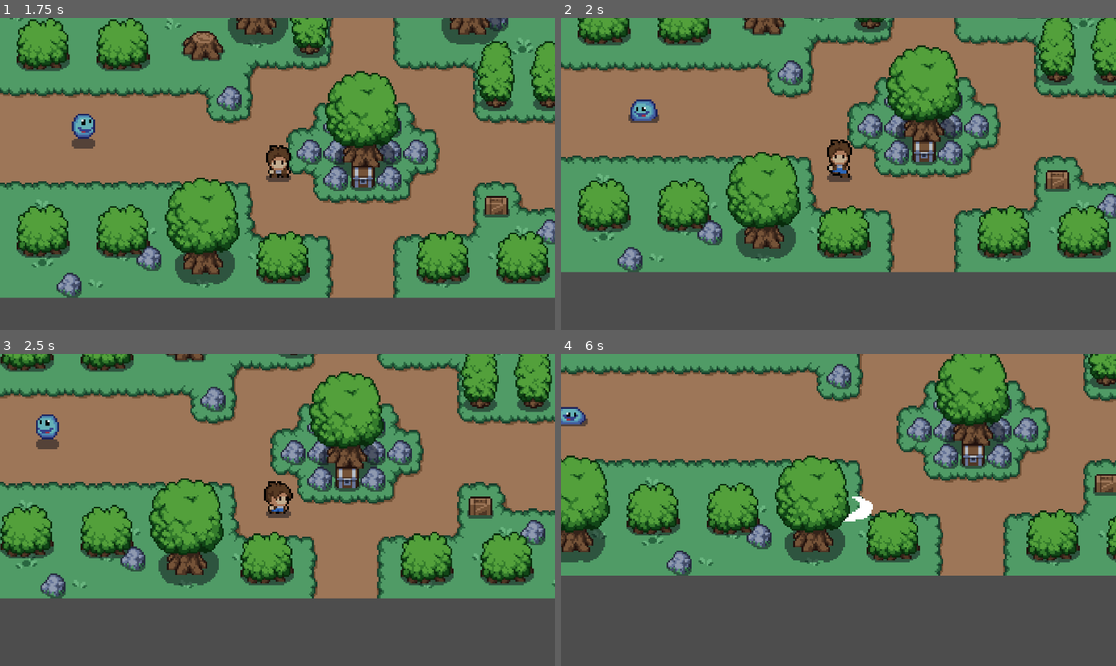
Above: before the commit, frames 1-4 (two rows, left to right).
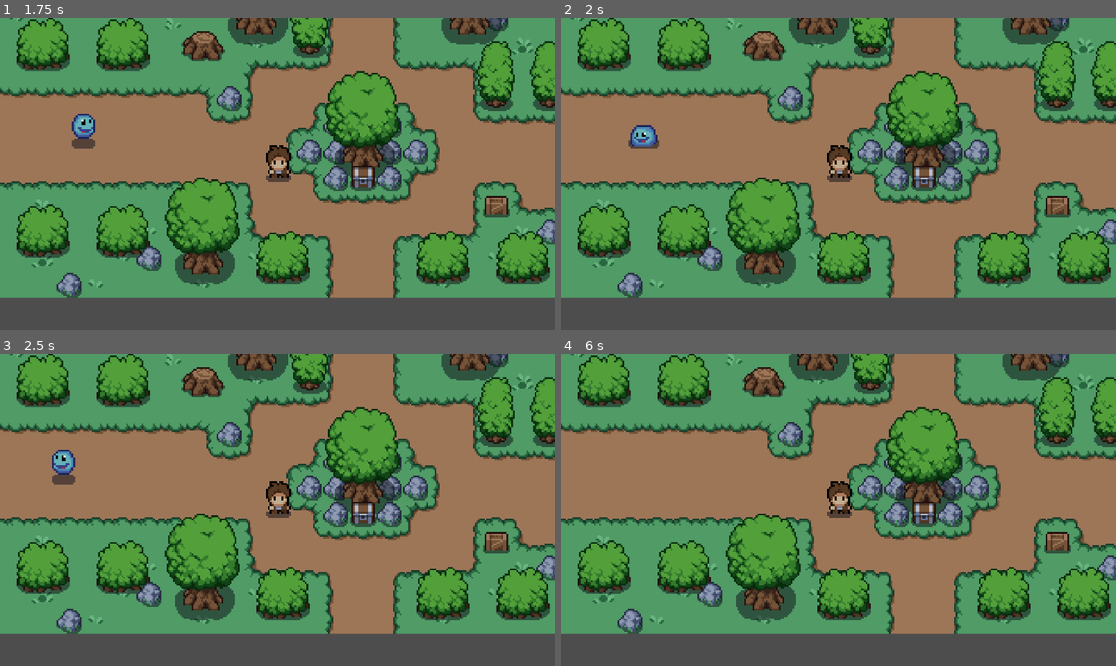
Above: after the commit, the same moments.

Repository: ardiantohendy/godot_the_mystic_woods
Game: Godot game, scene res://scenes/area_1.tscn
Two runs of this game, one before a commit and one after it. Both use one fixed random seed, a clock stepped at 60 frames per second and the inputs below.
Inputs:
- Up to frame 1 (1.75 s): hold Right (ui_right) 0.53-1.28 s; tap D (attack) at 0.6, 1.35 s; hold Down (ui_down) from 1.28 s (still down)
- Up to frame 2 (2 s): keep holding Down (ui_down)
- Up to frame 3 (2.5 s): release Down (ui_down) at 2.03 s; hold Right (ui_right) from 2.03 s (still down); tap D (attack) at 2.1 s
- Up to frame 4 (6 s): release Right (ui_right) at 2.78 s; hold Up (ui_up) 2.78-3.53 s; tap D (attack) every 0.75 s from 2.85 to 5.85 s; hold Left (ui_left) 3.53-5.03 s; hold Down (ui_down) 5.03-5.78 s; hold Right (ui_right) from 5.78 s (still down)

Frame 1 is identical in both runs. In frame 2, 54% of the frame differs, in the area x 0-100%, y 0-90%; in frame 3, 64%; in frame 4, 73%.
Error after the commit: Invalid call to function 'take_damage' in base 'CharacterBody2D (player.gd)'. Expected 1 arguments. (res://scripts/player.gd:117)

Commit message:
working on combat system 7

Diff:
--- a/scenes/player.tscn
+++ b/scenes/player.tscn
@@ -419,7 +419,7 @@
 [sub_resource type="CircleShape2D" id="CircleShape2D_qhqgy"]
 radius = 14.0
 
-[node name="Player" type="CharacterBody2D"]
+[node name="Player" type="CharacterBody2D" groups=["player"]]
 collision_layer = 3
 script = ExtResource("1_g2els")
 
--- a/scenes/slime.tscn
+++ b/scenes/slime.tscn
@@ -533,6 +533,7 @@
 radius = 58.0345
 
 [sub_resource type="CircleShape2D" id="CircleShape2D_p2gj0"]
+radius = 15.0333
 
 [node name="Slime" type="CharacterBody2D" groups=["enemy"]]
 motion_mode = 1
--- a/scripts/player.gd
+++ b/scripts/player.gd
@@ -7,6 +7,8 @@
 var current_dir = "none"
 var can_attack = true
 var is_attacking = false
+var player_health = 100
+var is_get_attack = false
 
 func _ready() -> void:
 	animated_sprite_2d.play("front_idle")
@@ -119,3 +121,18 @@
 	attack_area.monitoring = false
 	is_attacking = false
 	can_attack = true
+
+#func take_damage(amount):
+	#is_get_attack = true
+	#player_health = player_health - amount
+
+func take_damage(amount):
+	player_health -= amount
+	print("Player kena hit! Sisa HP: ", player_health)
+
+	if player_health <= 0:
+		die()
+
+func die():
+	print("Player mati!")  # nanti bisa ganti jadi animasi
+	queue_free()  # atau reload scene
--- a/scripts/slime.gd
+++ b/scripts/slime.gd
@@ -1,6 +1,8 @@
 extends CharacterBody2D
 
 @onready var animated_sprite = $AnimatedSprite2D
+@onready var attack_area: Area2D = $AttackArea
+
 
 var SPEED = 20
 var player_chased = false
@@ -9,9 +11,13 @@
 var current_point = 0
 var health = 100
 var get_attack = false
+var can_attack = true
+var attack_cooldown = 1.5
 
 #patrolling by default
 func _on_ready() -> void:
+	$AttackArea.monitoring = true
+	$AttackArea.monitorable = true
 	for marker in $PatrolPath.get_children():
 		if marker is Marker2D:
 			patrol_points.append(marker.global_position)
@@ -41,6 +47,7 @@
 	else:
 		patroling()
 
+	check_attack()
 	move_and_slide()
 
 func patroling():
@@ -111,3 +118,30 @@
 		await animated_sprite.animation_finished
 		get_attack = false
 		queue_free()
+
+#ENEMY ATTACK PLAYER
+
+func check_attack():
+	if not can_attack or not is_instance_valid(player):
+		return
+
+	var bodies = $AttackArea.get_overlapping_bodies()
+	for body in bodies:
+		if body.is_in_group("player"): # pastikan nama node player kamu adalah "Player"
+			attack(body)
+			break
+
+
+func attack(player_node):
+	can_attack = false
+
+	#if animated_sprite.has_animation("side_attack"):
+		#animated_sprite.play("side_attack")
+
+	# Kasih damage langsung, tanpa nunggu animasi selesai
+	if player_node.has_method("take_damage"):
+		player_node.take_damage(20)
+
+	# Timer untuk cooldown serangan
+	var timer = get_tree().create_timer(attack_cooldown)
+	timer.timeout.connect(func(): can_attack = true)
